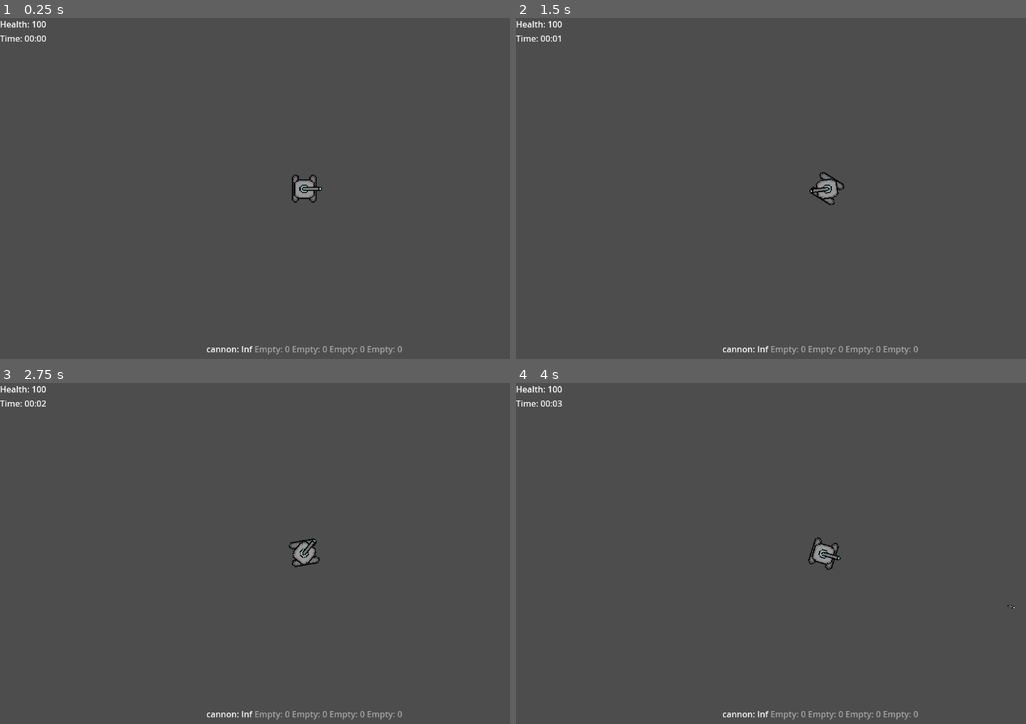
Above: before the commit, frames 1-4 (two rows, left to right).
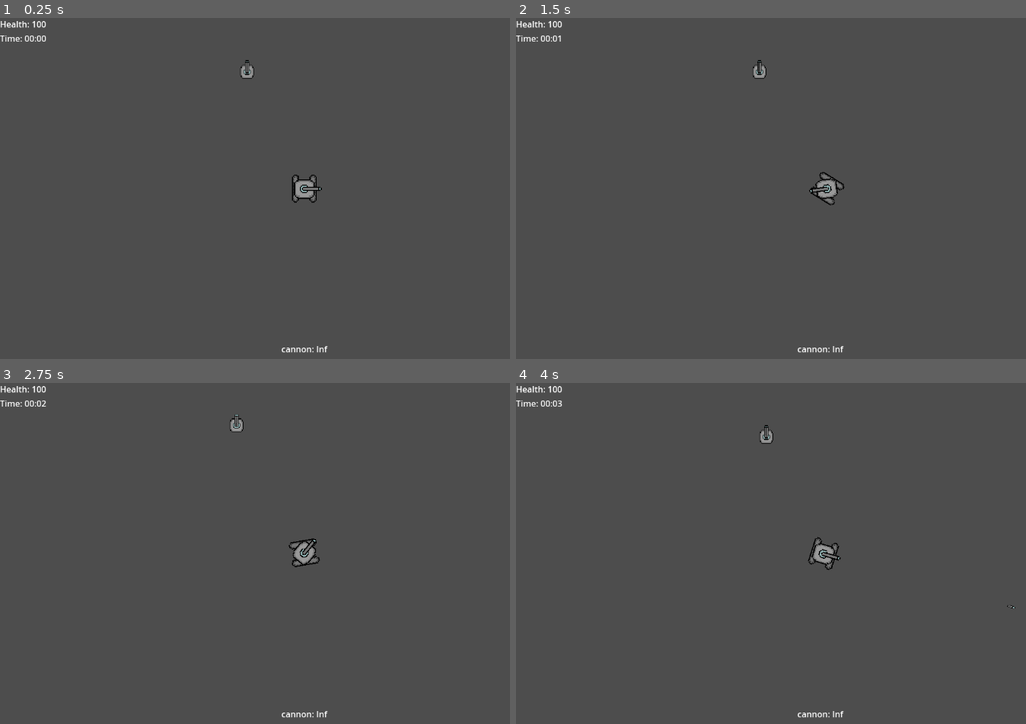
Above: after the commit, the same moments.

Repository: ThomasRieger/Godot_Red-Planet
Game: Godot game, scene res://main.tscn
Two runs of this game, one before a commit and one after it. Both use one fixed random seed, a clock stepped at 60 frames per second and the inputs below. The engine's default icon, where the game draws it, is replaced by a stand-in: a white triangle on a blue panel in a dark square.
Inputs (mouse positions are in pixels of both pictures, inside the frame that each line leads up to):
- Up to frame 1 (0.25 s): no input
- Up to frame 2 (1.5 s): tap Enter at 0.5 s; move the mouse to (954, 171) at 0.52 s; tap A (a) at 0.6 s; click (954, 171) at 0.67 s; tap D (d) at 0.8, 1.35 s; move the mouse to (699, 205) at 1.27 s; click (699, 205) at 1.42 s
- Up to frame 3 (2.75 s): tap S (s) at 1.55, 2.1 s; move the mouse to (367, 478) at 2.02 s; click (367, 478) at 2.17 s; tap W (w) at 2.3 s
- Up to frame 4 (4 s): move the mouse to (791, 621) at 2.77 s; tap W (w) at 2.85 s; click (791, 621) at 2.92 s; tap A (a) at 3.05, 3.6 s; move the mouse to (1000, 604) at 3.52 s; click (1000, 604) at 3.67 s; tap D (d) at 3.8 s

The runs differ from the first frame. In frame 1, 0.4% of the frame differs, in the area x 40-79%, y 12-99%; in frame 2, 0.5%; in frame 3, 0.5%; in frame 4, 0.5%.

Commit message:
add MachineGun

Diff:
--- a/Bullet.gd
+++ b/Bullet.gd
@@ -2,6 +2,7 @@
 
 var speed = 400
 var direction = Vector2.ZERO
+var damage = 10
 @onready var sprite = $Sprite2D
 var lifetime = 5.0
 
--- a/Player.gd
+++ b/Player.gd
@@ -3,6 +3,8 @@
 @export var speed = 100
 @onready var cannon = $Head
 @onready var body = $Wheel
+@onready var cannon_sprite = $Head/CannonSprite
+@onready var machine_gun_sprite = $Head/MachineGunSprite
 var health = 100
 var weapons = [
 	{"name": "cannon", "ammo": -1},
@@ -15,12 +17,15 @@
 var bullet_scene = preload("res://Weapon/Bullet.tscn")
 var can_shoot = true
 var shoot_cooldown = 1.0
+var machine_gun_cooldown = 0.1
+var is_shooting = false
 
 signal weapon_changed(slot, weapon_name, ammo)
 signal health_changed(new_health)
 
 func _ready():
 	add_to_group("player")
+	update_weapon_sprite()
 	emit_signal("health_changed", health)
 	emit_signal("weapon_changed", current_weapon, weapons[current_weapon]["name"], weapons[current_weapon]["ammo"])
 	body.play("wheels")
@@ -32,7 +37,7 @@
 	velocity = direction.normalized() * speed
 	move_and_slide()
 
-	# Rotate the cannon toward the mouse
+	# Rotate the cannon (Head node) toward the mouse
 	var mouse_pos = get_global_mouse_position()
 	var cannon_direction = (mouse_pos - global_position).normalized()
 	cannon.rotation = cannon_direction.angle()
@@ -48,42 +53,103 @@
 		if body.is_playing():
 			body.stop()
 
+	# Handle rapid-fire shooting for machine gun
+	if is_shooting and weapons[current_weapon]["name"] == "machine_gun":
+		shoot()
+
 func _input(event):
 	if event is InputEventMouseButton:
 		if event.button_index == MOUSE_BUTTON_WHEEL_UP and event.pressed:
-			current_weapon = (current_weapon - 1) % weapons.size()
-			if current_weapon < 0:
-				current_weapon = weapons.size() - 1
+			var new_slot = current_weapon
+			for i in range(weapons.size()):
+				new_slot = (new_slot - 1) % weapons.size()
+				if new_slot < 0:
+					new_slot = weapons.size() - 1
+				if weapons[new_slot]["name"] != "Empty":
+					current_weapon = new_slot
+					break
+			update_weapon_sprite()
 			emit_signal("weapon_changed", current_weapon, weapons[current_weapon]["name"], weapons[current_weapon]["ammo"])
 		if event.button_index == MOUSE_BUTTON_WHEEL_DOWN and event.pressed:
-			current_weapon = (current_weapon + 1) % weapons.size()
+			var new_slot = current_weapon
+			for i in range(weapons.size()):
+				new_slot = (new_slot + 1) % weapons.size()
+				if weapons[new_slot]["name"] != "Empty":
+					current_weapon = new_slot
+					break
+			update_weapon_sprite()
 			emit_signal("weapon_changed", current_weapon, weapons[current_weapon]["name"], weapons[current_weapon]["ammo"])
-		if event.button_index == MOUSE_BUTTON_LEFT and event.pressed:
-			shoot()
+		if event.button_index == MOUSE_BUTTON_LEFT:
+			if event.pressed:
+				is_shooting = true
+				if weapons[current_weapon]["name"] == "cannon":
+					shoot()
+			else:
+				is_shooting = false
 
 func shoot():
-	if can_shoot and weapons[current_weapon]["name"] == "cannon":
-		# Spawn a bullet
+	if not can_shoot:
+		return
+
+	if weapons[current_weapon]["name"] == "cannon":
 		var bullet = bullet_scene.instantiate()
-
-		# Calculate the center of the Head sprite
 		bullet.position = cannon.global_position
-
 		bullet.direction = (get_global_mouse_position() - global_position).normalized()
+		bullet.damage = 10
 		get_parent().add_child(bullet)
 
-		# Start cooldown
 		can_shoot = false
 		await get_tree().create_timer(shoot_cooldown).timeout
 		can_shoot = true
 
+	elif weapons[current_weapon]["name"] == "machine_gun" and weapons[current_weapon]["ammo"] > 0:
+		var bullet = bullet_scene.instantiate()
+		bullet.position = cannon.global_position
+		bullet.direction = (get_global_mouse_position() - global_position).normalized()
+		bullet.damage = 5
+		get_parent().add_child(bullet)
+
+		# Reduce ammo
+		weapons[current_weapon]["ammo"] -= 1
+		emit_signal("weapon_changed", current_weapon, weapons[current_weapon]["name"], weapons[current_weapon]["ammo"])
+
+		# Discard machine gun if out of ammo and switch to cannon
+		if weapons[current_weapon]["ammo"] <= 0:
+			weapons[current_weapon] = {"name": "Empty", "ammo": 0}
+			emit_signal("weapon_changed", current_weapon, weapons[current_weapon]["name"], weapons[current_weapon]["ammo"])  # Update the emptied slot
+			current_weapon = 0  # Switch to cannon
+			update_weapon_sprite()
+			emit_signal("weapon_changed", current_weapon, weapons[current_weapon]["name"], weapons[current_weapon]["ammo"])  # Update the new slot
+			return
+
+		can_shoot = false
+		await get_tree().create_timer(machine_gun_cooldown).timeout
+		can_shoot = true
+
+func update_weapon_sprite():
+	cannon_sprite.visible = weapons[current_weapon]["name"] == "cannon" or weapons[current_weapon]["name"] == "Empty"
+	machine_gun_sprite.visible = weapons[current_weapon]["name"] == "machine_gun"
+
 func pickup_weapon(weapon_name: String, ammo: int):
+	# Check if the player already has this weapon
+	for i in range(1, weapons.size()):
+		if weapons[i]["name"] == weapon_name:
+			# Refill ammo to base amount (100 for machine gun)
+			weapons[i]["ammo"] = 100
+			current_weapon = i
+			update_weapon_sprite()
+			emit_signal("weapon_changed", current_weapon, weapons[current_weapon]["name"], weapons[current_weapon]["ammo"])
+			return
+
+	# If not found, add to an empty slot
 	for i in range(1, weapons.size()):
 		if weapons[i]["name"] == "Empty":
 			weapons[i] = {"name": weapon_name, "ammo": ammo}
 			current_weapon = i
+			update_weapon_sprite()
 			emit_signal("weapon_changed", current_weapon, weapons[current_weapon]["name"], weapons[current_weapon]["ammo"])
 			return
 	if current_weapon != 0:
 		weapons[current_weapon] = {"name": weapon_name, "ammo": ammo}
+		update_weapon_sprite()
 		emit_signal("weapon_changed", current_weapon, weapons[current_weapon]["name"], weapons[current_weapon]["ammo"])
--- a/Player.tscn
+++ b/Player.tscn
@@ -1,8 +1,9 @@
-[gd_scene load_steps=9 format=3 uid="uid://qcsoq4ybi1ft"]
+[gd_scene load_steps=10 format=3 uid="uid://qcsoq4ybi1ft"]
 
 [ext_resource type="Script" uid="uid://c28mcfkcjobax" path="res://Player.gd" id="1_kpjcp"]
 [ext_resource type="Texture2D" uid="uid://bv5e3klb0v38v" path="res://Assets/rp_player_bottom.png" id="2_kne1u"]
 [ext_resource type="Texture2D" uid="uid://4gcrslsq4yvn" path="res://Assets/rp_player_top.png" id="3_e80uo"]
+[ext_resource type="Texture2D" uid="uid://djj8d145crtqg" path="res://Assets/rp_gun_bullet.png" id="4_e80uo"]
 
 [sub_resource type="RectangleShape2D" id="RectangleShape2D_7dm0k"]
 size = Vector2(18, 18)
@@ -52,8 +53,20 @@
 animation = &"wheels"
 frame_progress = 0.334584
 
-[node name="Head" type="Sprite2D" parent="."]
+[node name="Head" type="Node2D" parent="."]
+
+[node name="CannonSprite" type="Sprite2D" parent="Head"]
+visible = false
 position = Vector2(0.0675647, -0.13513)
-scale = Vector2(0.68749, 0.743762)
+scale = Vector2(0.683, 0.74)
 texture = ExtResource("3_e80uo")
 offset = Vector2(3.8147e-06, 6.24223e-06)
+
+[node name="MachineGunSprite" type="Sprite2D" parent="Head"]
+visible = false
+position = Vector2(7.27596e-12, 0)
+scale = Vector2(0.68, 0.74)
+texture = ExtResource("4_e80uo")
+hframes = 5
+vframes = 2
+frame = 2
--- /dev/null
+++ b/Weapon/MachineGunPickup.gd
@@ -0,0 +1,9 @@
+extends Area2D
+
+func _ready():
+	connect("body_entered", _on_body_entered)
+
+func _on_body_entered(body):
+	if body.is_in_group("player"):
+		body.pickup_weapon("machine_gun", 100)  # Base ammo is 100
+		queue_free()
--- /dev/null
+++ b/Weapon/MachineGunPickup.tscn
@@ -0,0 +1,23 @@
+[gd_scene load_steps=4 format=3 uid="uid://b2qi6u0yrwvpe"]
+
+[ext_resource type="Script" uid="uid://ct1y6miy5k0p" path="res://Weapon/MachineGunPickup.gd" id="1_uf4bf"]
+[ext_resource type="Texture2D" uid="uid://djj8d145crtqg" path="res://Assets/rp_gun_bullet.png" id="2_gqewq"]
+
+[sub_resource type="CircleShape2D" id="CircleShape2D_svxeu"]
+radius = 5.0
+
+[node name="MachineGunPickup" type="Area2D"]
+script = ExtResource("1_uf4bf")
+
+[node name="CollisionShape2D" type="CollisionShape2D" parent="."]
+shape = SubResource("CircleShape2D_svxeu")
+
+[node name="Sprite2D" type="Sprite2D" parent="."]
+position = Vector2(-4.76837e-07, 4.76837e-07)
+scale = Vector2(0.483398, 0.483398)
+texture = ExtResource("2_gqewq")
+hframes = 5
+vframes = 2
+frame = 2
+
+[connection signal="body_entered" from="." to="." method="_on_body_entered"]
--- a/Weapon/PistolPickup.gd
+++ /dev/null
@@ -1,8 +0,0 @@
-extends Area2D
-
-func _on_body_entered(body):
-	print("Body entered: ", body)
-	if body.is_in_group("player"):
-		print("Player detected, picking up pistol")
-		body.pickup_weapon("Pistol", 10)
-		queue_free()
--- a/Weapon/PistolPickup.tscn
+++ /dev/null
@@ -1,20 +0,0 @@
-[gd_scene load_steps=4 format=3 uid="uid://b2qi6u0yrwvpe"]
-
-[ext_resource type="Script" uid="uid://ct1y6miy5k0p" path="res://Weapon/PistolPickup.gd" id="1_uf4bf"]
-[ext_resource type="Texture2D" uid="uid://df8res1ykqdc4" path="res://icon.svg" id="2_fpmrj"]
-
-[sub_resource type="CircleShape2D" id="CircleShape2D_svxeu"]
-radius = 5.0
-
-[node name="PistolPickup" type="Area2D"]
-script = ExtResource("1_uf4bf")
-
-[node name="CollisionShape2D" type="CollisionShape2D" parent="."]
-shape = SubResource("CircleShape2D_svxeu")
-
-[node name="Sprite2D" type="Sprite2D" parent="."]
-position = Vector2(1.19209e-07, -1.19209e-07)
-scale = Vector2(0.0585938, 0.0585938)
-texture = ExtResource("2_fpmrj")
-
-[connection signal="body_entered" from="." to="." method="_on_body_entered"]
--- a/main.gd
+++ b/main.gd
@@ -28,12 +28,11 @@
 
 	# Initialize UI
 	_on_player_health_changed(player.health)
-	# Initialize all weapon slots and highlight the default (cannon in slot 0)
+	# Initialize all weapon slots
 	for i in range(slots.size()):
 		var weapon_name = player.weapons[i]["name"]
 		var ammo = player.weapons[i]["ammo"]
-		var ammo_text = "Inf" if ammo == -1 else str(ammo)
-		slots[i].text = "%s: %s" % [weapon_name, ammo_text]
+		update_slot(i, weapon_name, ammo)
 		# Highlight the default slot (slot 0, cannon)
 		slots[i].modulate = Color(1, 1, 1, 0.5) if i != 0 else Color(1, 1, 1, 1)
 
@@ -49,8 +48,15 @@
 	health_label.text = "Health: %d" % new_health
 
 func _on_player_weapon_changed(slot: int, weapon_name: String, ammo: int):
-	var ammo_text = "Inf" if ammo == -1 else str(ammo)
-	slots[slot].text = "%s: %s" % [weapon_name, ammo_text]
+	update_slot(slot, weapon_name, ammo)
 	# Highlight the active slot
 	for i in range(slots.size()):
-		slots[i].modulate = Color(1, 1, 1, 0.5) if i != slot else Color(1, 1, 1, 1)
+		if slots[i].visible:  # Only highlight visible slots
+			slots[i].modulate = Color(1, 1, 1, 0.5) if i != slot else Color(1, 1, 1, 1)
+
+func update_slot(slot: int, weapon_name: String, ammo: int):
+	# Hide the slot if it's empty, show it otherwise
+	slots[slot].visible = weapon_name != "Empty"
+	if slots[slot].visible:
+		var ammo_text = "Inf" if ammo == -1 else str(ammo)
+		slots[slot].text = "%s: %s" % [weapon_name, ammo_text]
--- a/main.tscn
+++ b/main.tscn
@@ -3,7 +3,7 @@
 [ext_resource type="Script" uid="uid://becs0yck1yw5h" path="res://main.gd" id="1_h2yge"]
 [ext_resource type="PackedScene" uid="uid://qcsoq4ybi1ft" path="res://Player.tscn" id="2_0xm2m"]
 [ext_resource type="Texture2D" uid="uid://dmq7tgvgdu6w" path="res://progress_pro.png" id="3_h2yge"]
-[ext_resource type="PackedScene" uid="uid://b2qi6u0yrwvpe" path="res://Weapon/PistolPickup.tscn" id="4_1bvp3"]
+[ext_resource type="PackedScene" uid="uid://b2qi6u0yrwvpe" path="res://Weapon/MachineGunPickup.tscn" id="4_1bvp3"]
 
 [sub_resource type="TileSetAtlasSource" id="TileSetAtlasSource_1bvp3"]
 texture = ExtResource("3_h2yge")
@@ -69,6 +69,8 @@
 tile_map_data = PackedByteArray("AADc/+v/AQAAAAAAAADc/+z/AQAAAAAAAFDd/+v/AQABAAAAAADd/+z/AQABAAEAAADe/+v/AQAAAAAAAADe/+ …(7024 unchanged characters)…
 tile_set = SubResource("TileSet_1bvp3")
 
-[node name="PistolPickup" parent="." instance=ExtResource("4_1bvp3")]
-position = Vector2(186, -49)
-collision_layer = 0
+[node name="MachineGunPickup" parent="." instance=ExtResource("4_1bvp3")]
+position = Vector2(65, -13)
+
+[node name="MachineGunPickup2" parent="." instance=ExtResource("4_1bvp3")]
+position = Vector2(64, 26)
Renamed: Weapon/PistolPickup.gd.uid -> Weapon/MachineGunPickup.gd.uid
